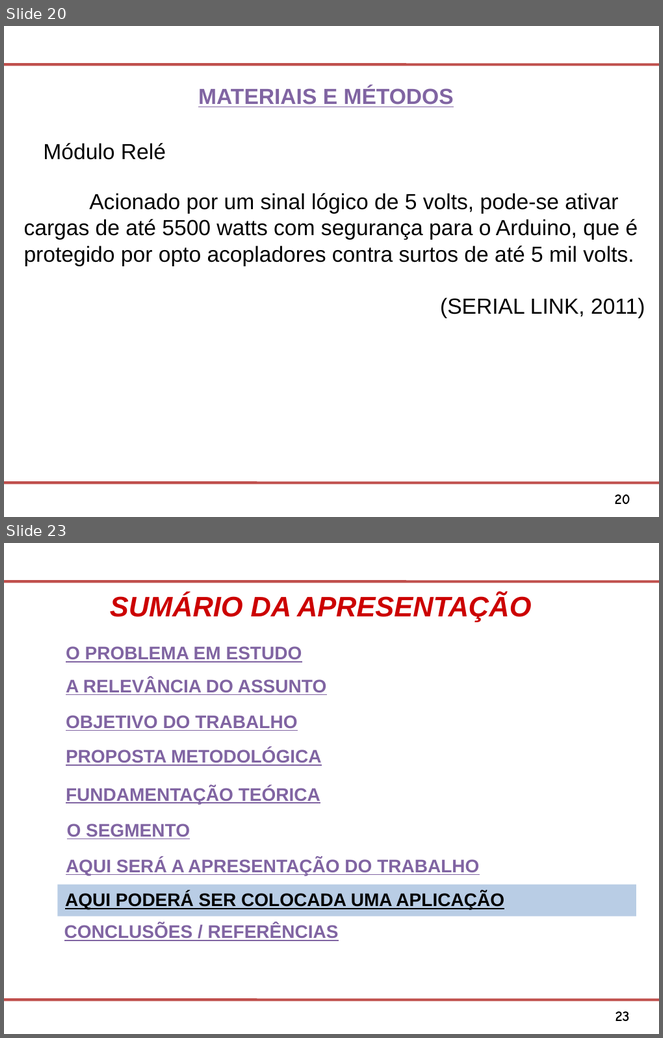
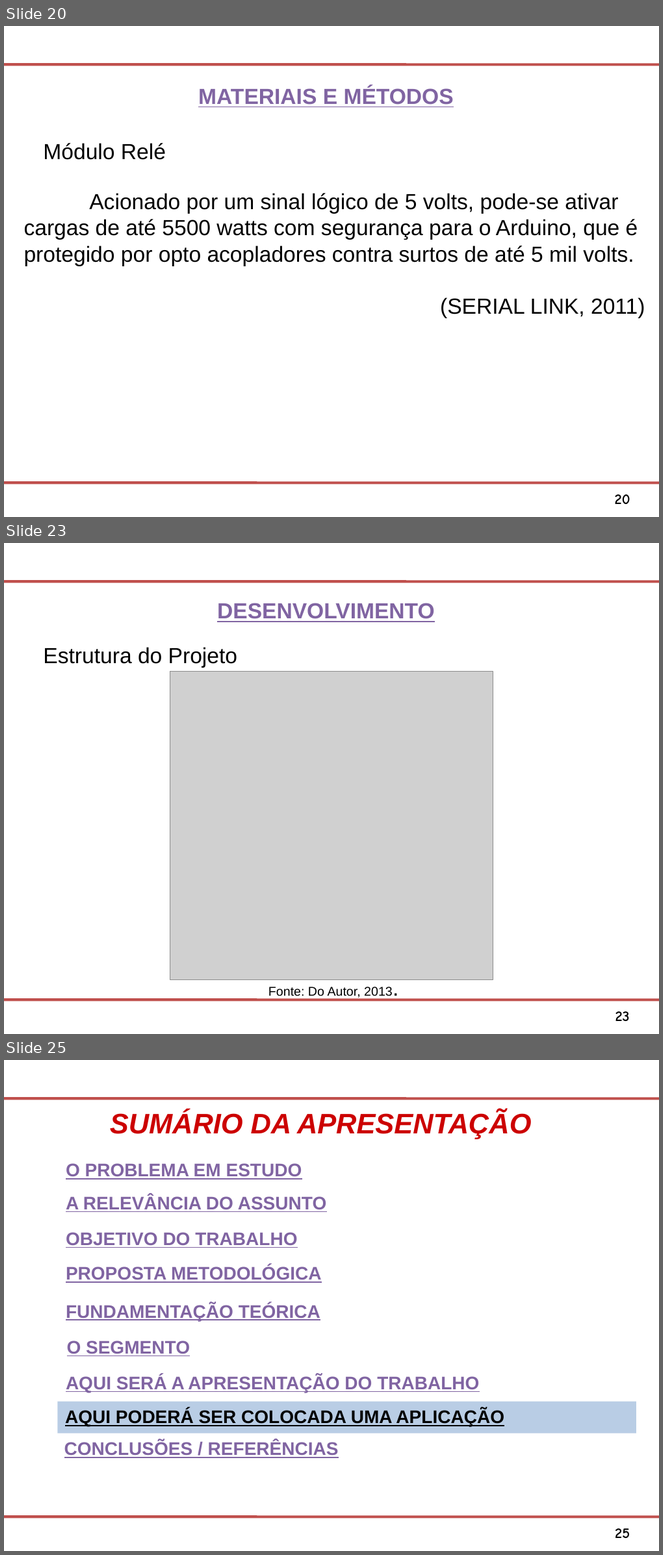
Before and after one commit to Osmar1503/TG, a slide deck: Modelo Apresentacao FATEC SJC.ppt. Shown one above the other, each under a label of ours: slides 20 and 23 before the commit, slides 20, 23 and 25 after it; the slides between them are not shown. The pictures are 663x1038 and 663x1555 pixels, drawn with LibreOffice and Linux fonts; fonts in the diff are those of the drawing; grey boxes stand for pictures; background and template pictures are left out. Boxes give left, top, right and bottom in pixels: in the first picture for what was removed or moved away, otherwise in the second. Text is boxed around its words. In the diff, an @@ line names an element or a change of style, - is before the commit and + after.

```diff
--- a/Modelo Apresentacao FATEC SJC.ppt
+++ b/Modelo Apresentacao FATEC SJC.ppt
@@ slide 23 added at (4,543,659,1034), background #FFFFFF; not listed: 3 template elements that a slide beside it also shows @@
@@ text added at (217,603,435,622), 24 pt, text #8064A2, bold, underline @@
+DESENVOLVIMENTO
@@ text added at (43,647,237,668), 24 pt, text #000000 @@
+Estrutura do Projeto
@@ picture added at (170,672,493,980) @@
@@ text added at (269,987,393,999), 14 pt, text #000000 @@
+Fonte: Do Autor, 2013.
@@ what was slide 23 is now slide 25 @@
@@ page number at (615,1529,630,1538): text changed @@
-23
+25
```
Also in this commit, not shown: 1 slide changed, 2 other slides added, 1 slide removed, 2 other files.
